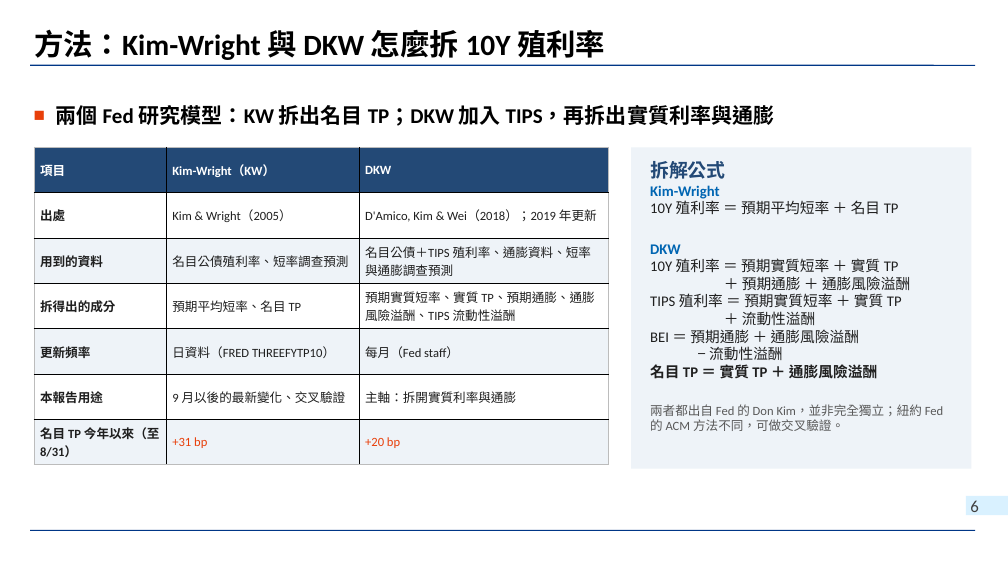
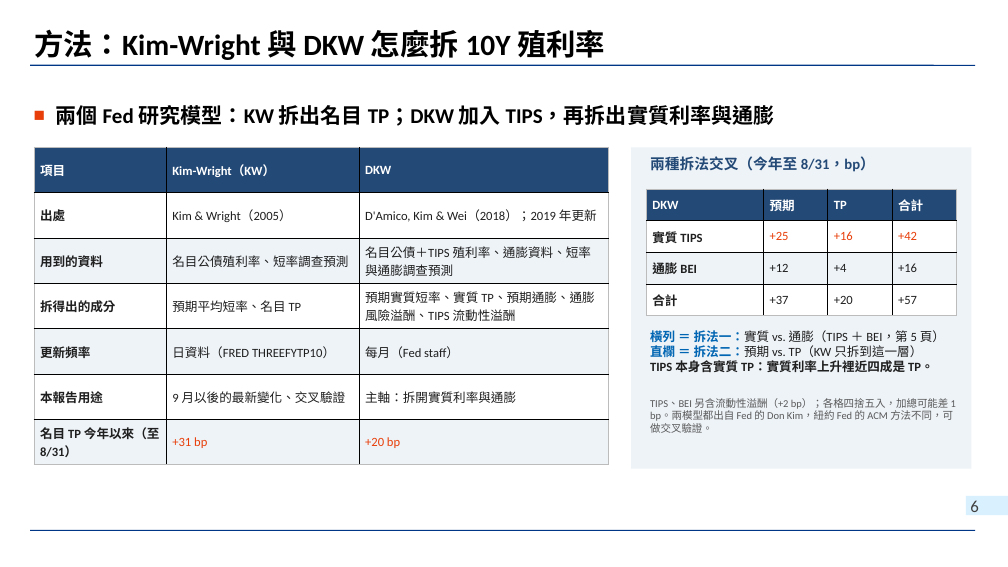
Before and after one commit to wlinoxox/US-Bond-Vol, a slide deck: slide 6 of slides/2026-10-03_us-treasury-vol-regime-change.pptx. Drawn at 1008x567 pixels with LibreOffice and Linux fonts; fonts in the diff are those of the drawing; background and template pictures are left out. Boxes give left, top, right and bottom in pixels: in the first picture for what was removed or moved away, otherwise in the second. Text is boxed around its words. In the diff, an @@ line names an element or a change of style, - is before the commit and + after.

```diff
--- a/slides/2026-10-03_us-treasury-vol-regime-change.pptx
+++ b/slides/2026-10-03_us-treasury-vol-regime-change.pptx
@@ text at box(650, 156, 875, 172): text changed; text colour #1F1F1F to #234976; bold on @@
-拆解公式
-Kim-Wright
-10Y 殖利率 ＝ 預期平均短率 ＋ 名目 TP
-DKW
-10Y 殖利率 ＝ 預期實質短率 ＋ 實質 TP
-＋ 預期通膨 ＋ 通膨風險溢酬
-TIPS 殖利率 ＝ 預期實質短率 ＋ 實質 TP
-＋ 流動性溢酬
-BEI ＝ 預期通膨 ＋ 通膨風險溢酬
-− 流動性溢酬
-名目 TP ＝ 實質 TP ＋ 通膨風險溢酬
-兩者都出自 Fed 的 Don Kim，並非完全獨立；紐約 Fed 的 ACM 方法不同，可做交叉驗證。
+兩種拆法交叉（今年至 8/31，bp）
@@ table added at box(647, 189, 957, 316), 4 rows, 4 columns @@
+DKW | 預期 | TP | 合計
+實質 TIPS | +25 | +16 | +42
+通膨 BEI | +12 | +4 | +16
+合計 | +37 | +20 | +57
@@ text added at box(650, 328, 956, 433), 12 pt, text #595959 @@
+橫列 ＝ 拆法一：實質 vs. 通膨（TIPS ＋ BEI，第 5 頁）
+直欄 ＝ 拆法二：預期 vs. TP（KW 只拆到這一層）
+TIPS 本身含實質 TP：實質利率上升裡近四成是 TP。
+TIPS、BEI 另含流動性溢酬（+2 bp）；各格四捨五入，加總可能差 1 bp。兩模型都出自 Fed 的 Don Kim，紐約 Fed 的 ACM 方法不同，可做交叉驗證。
```
